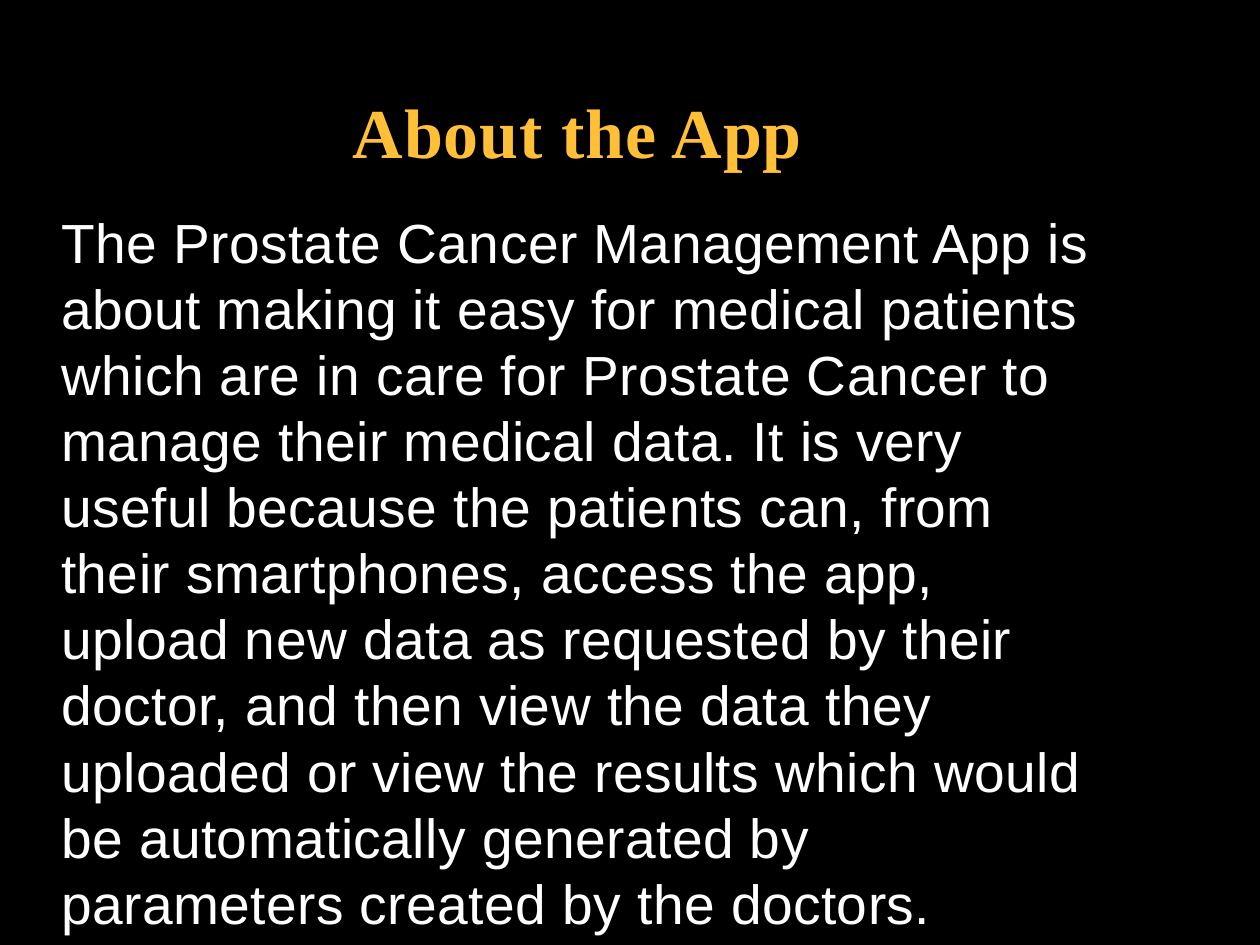
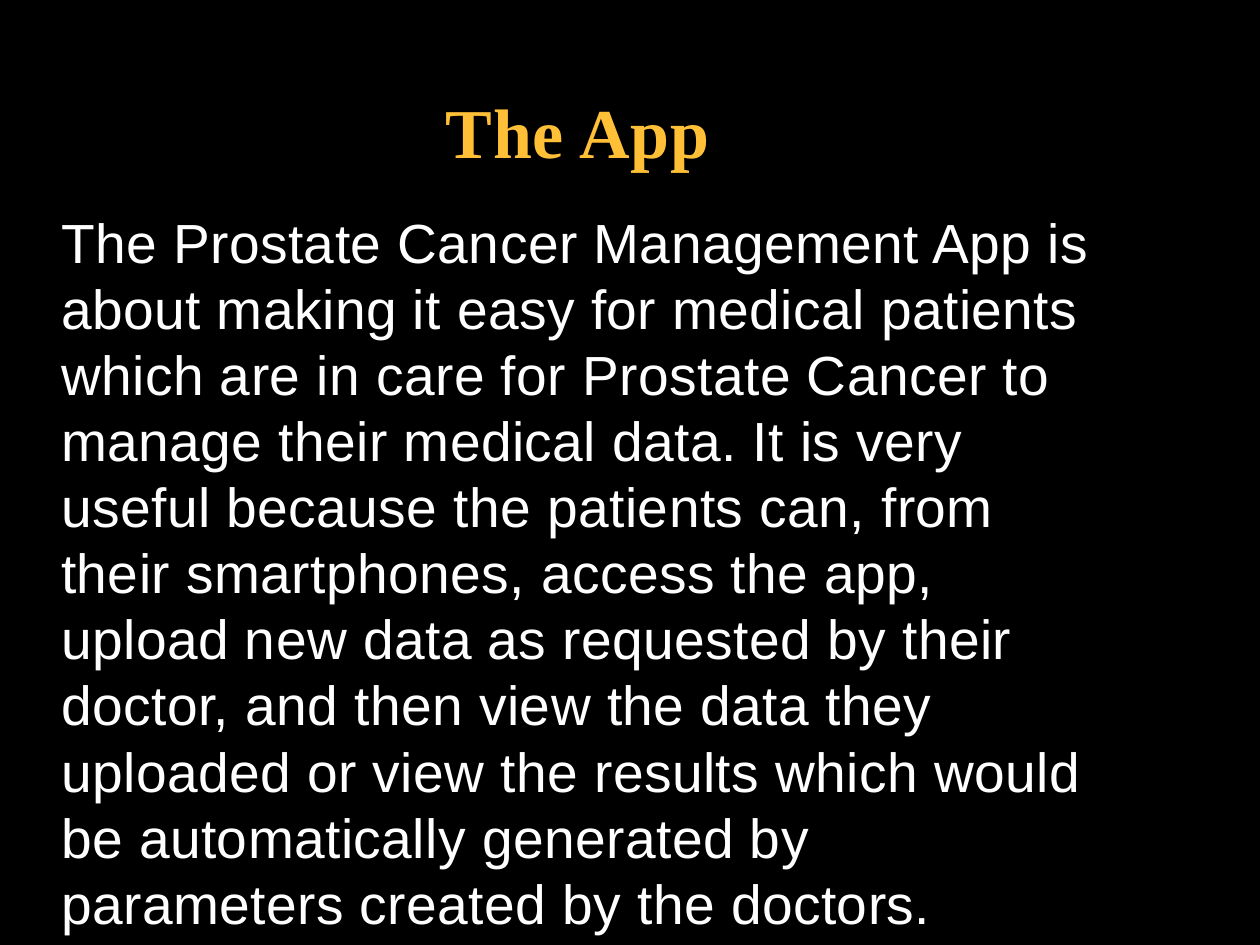
Before and after one commit to FAUMobileWeb/Prostate-Cancer-Management, a slide deck: slide 4 of Presentation-and-Report/Presentation/PROSTATE CANCER MANAGEMENT APP.pptx (slide 3 before the commit). Drawn at 1260x945 pixels with LibreOffice and Linux fonts; fonts in the diff are those of the drawing; background and template pictures are left out. Boxes give left, top, right and bottom in pixels: in the first picture for what was removed or moved away, otherwise in the second. Text is boxed around its words. In the diff, an @@ line names an element or a change of style, - is before the commit and + after.

```diff
--- a/Presentation-and-Report/Presentation/PROSTATE CANCER MANAGEMENT APP.pptx
+++ b/Presentation-and-Report/Presentation/PROSTATE CANCER MANAGEMENT APP.pptx
@@ title at (x1=446, y1=109, x2=709, y2=171): text changed @@
-About the App
+The App
```
Also in this commit, not shown: 1 other slide changed, 1 slide added.
